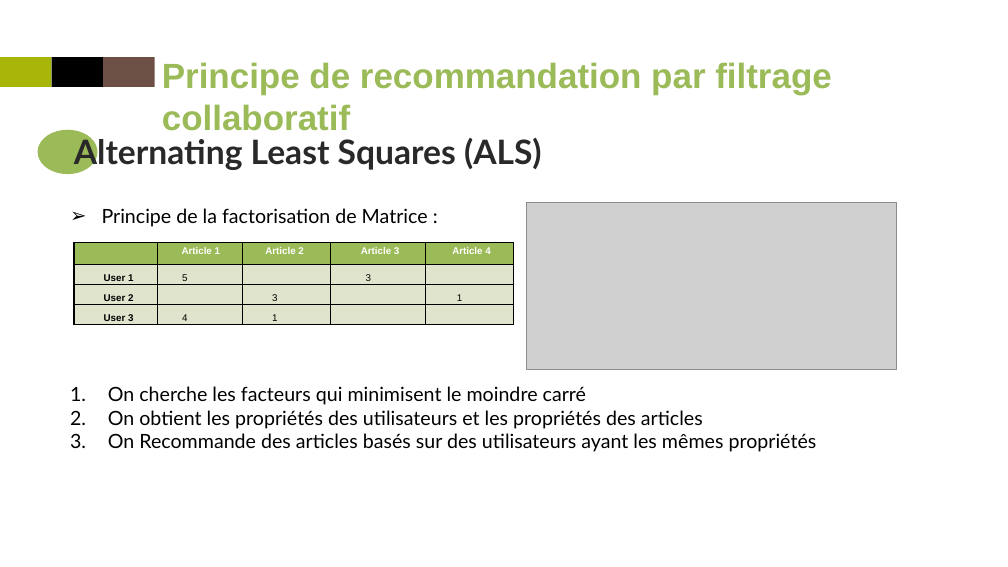
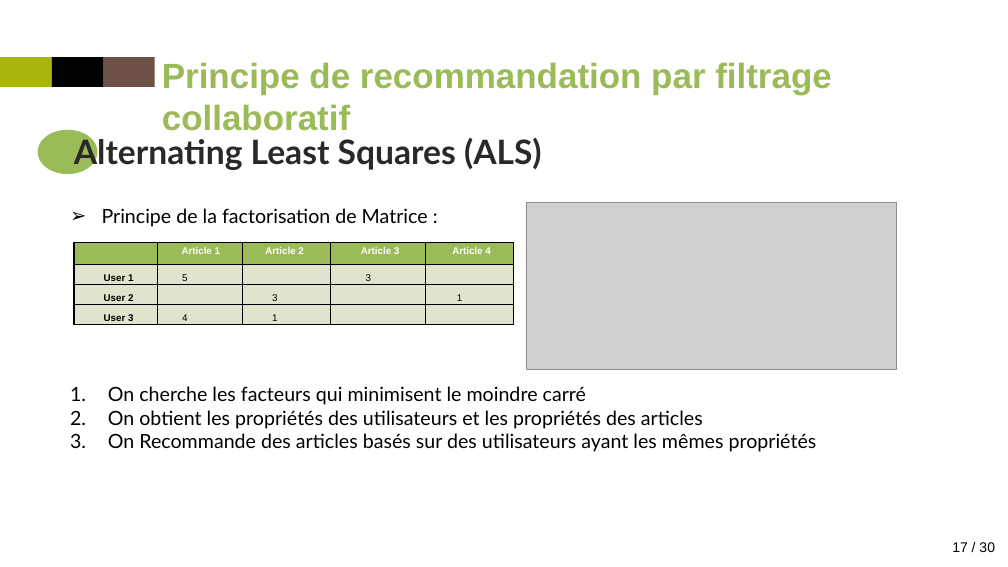
Before and after one commit to Trilian/projet9, a slide deck: slide 17 of P9_presentation.pptx. Drawn at 1008x567 pixels with LibreOffice and Linux fonts; fonts in the diff are those of the drawing; grey boxes stand for pictures. Boxes give left, top, right and bottom in pixels: in the first picture for what was removed or moved away, otherwise in the second. Text is boxed around its words. In the diff, an @@ line names an element or a change of style, - is before the commit and + after.

```diff
--- a/P9_presentation.pptx
+++ b/P9_presentation.pptx
@@ page number added at [937, 542, 995, 552], 10 pt, text #000000 @@
+1717 / 30
```
Also in this commit, not shown: 24 other slides changed, 1 slide removed, 36 other files.
